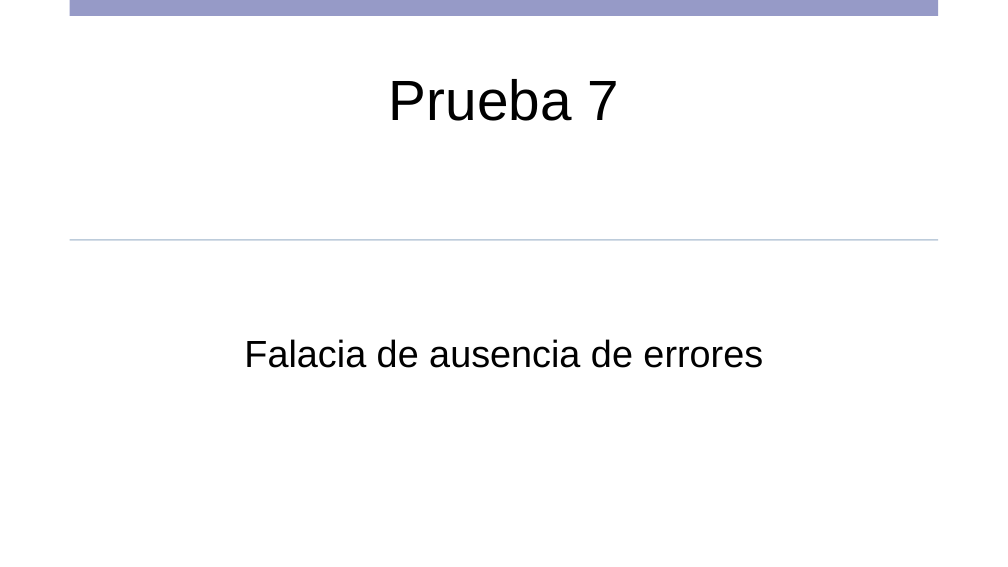
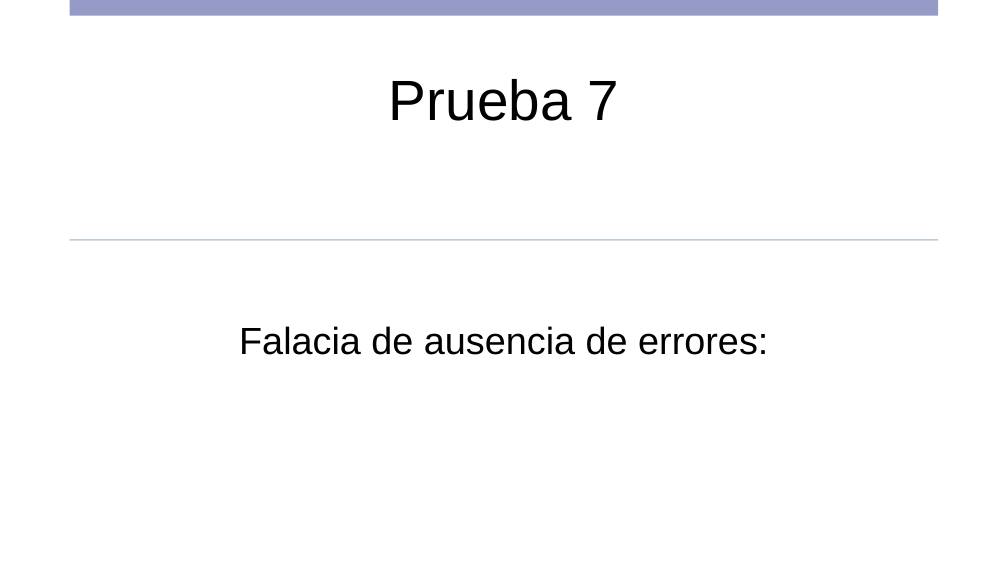
Before and after one commit to DAWEQUIPO5ENTORNOS/ProyectHtml, a slide deck: slide 8 of Equipo 5- STORY 1.pptx. Drawn at 1008x567 pixels with LibreOffice and Linux fonts; fonts in the diff are those of the drawing. Boxes give left, top, right and bottom in pixels: in the first picture for what was removed or moved away, otherwise in the second. Text is boxed around its words. In the diff, an @@ line names an element or a change of style, - is before the commit and + after.

```diff
--- a/Equipo 5- STORY 1.pptx
+++ b/Equipo 5- STORY 1.pptx
@@ text at [239,326,768,355]: text changed @@
-Falacia de ausencia de errores
+Falacia de ausencia de errores:
```
Also in this commit, not shown: 5 other slides changed, 1 other file.
